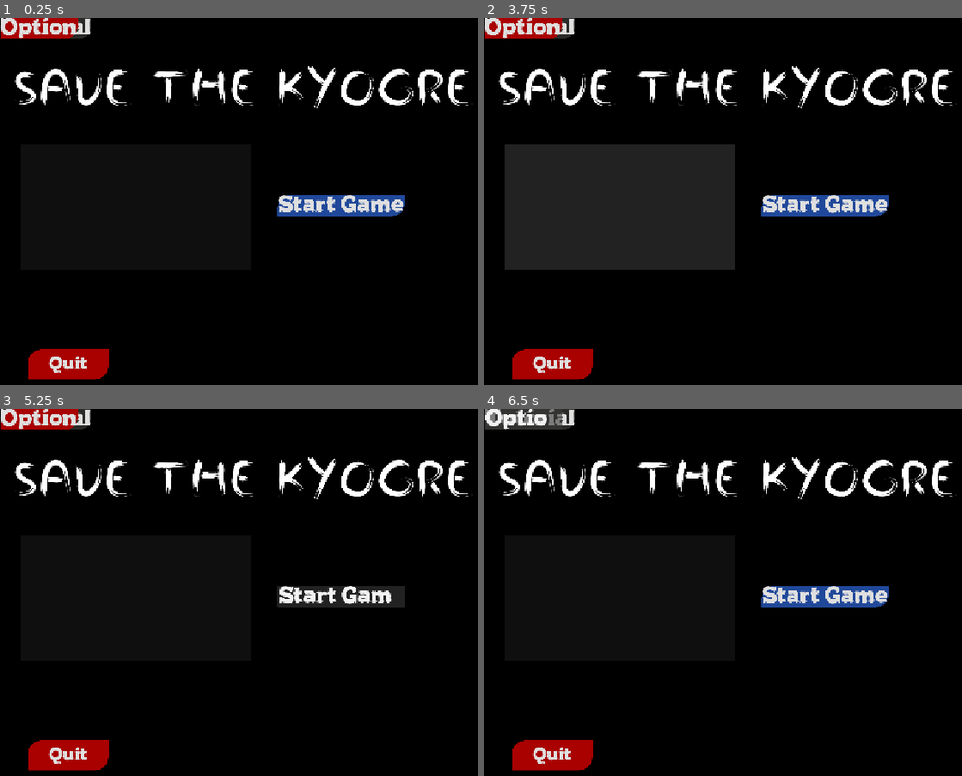
Above: before the commit, frames 1-4 (two rows, left to right).
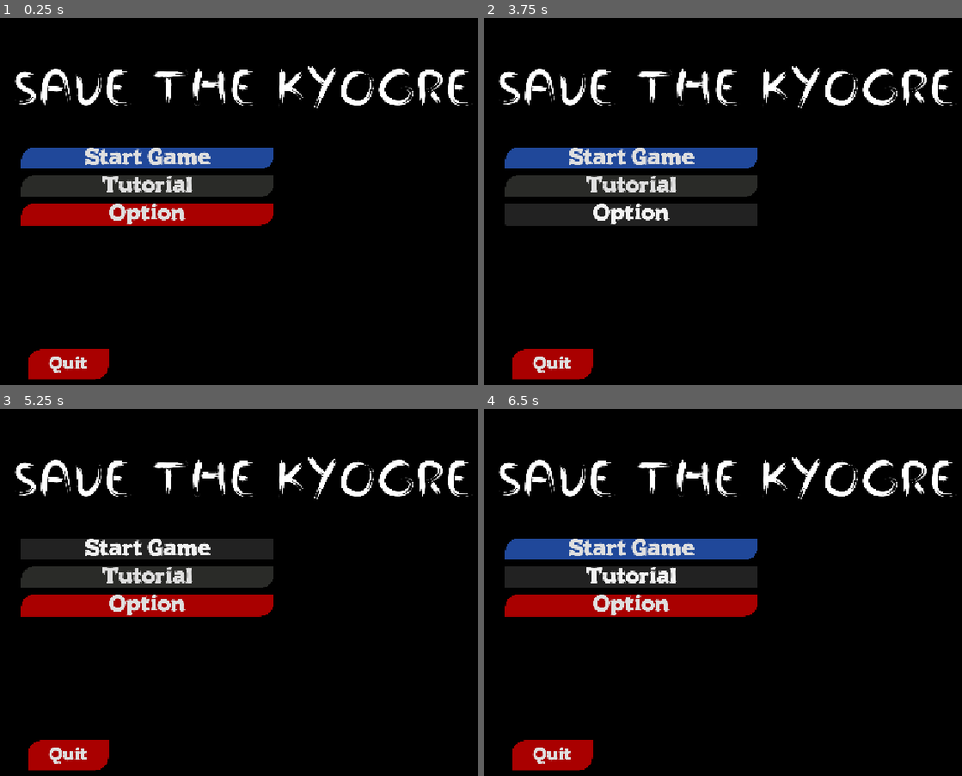
Above: after the commit, the same moments.

Repository: zeroburst04-ops/FLUIDA
Game: Godot game, scene res://Main_Menu/main_menu.tscn
The game is run twice, just before and just after one commit, with the same random seed, the same clock (stepped at 60 frames per second) and the same inputs. Video files are missing from this copy of the repository; at most half a second of black plays in their place.
Inputs (mouse positions are in pixels of both pictures, inside the frame that each line leads up to):
- Up to frame 1 (0.25 s): no input
- Up to frame 2 (3.75 s): click (617, 208) at 0.52 s; click "Option" at 1.25 s; click "Start Game" at 2 s; click "Start Game" at 2.75 s; click (617, 208) at 3.52 s
- Up to frame 3 (5.25 s): click (133, 599) at 4.27 s; click "Start Game" at 5 s
- Up to frame 4 (6.5 s): click "Tutorial" at 5.75 s

The runs differ from the first frame. In frame 1, 12% of the frame differs, in the area x 0-85%, y 0-57%; in frame 2, 15%, in the area x 0-85%, y 0-69%; in frame 3, 9.8%; in frame 4, 9.5%.

Commit message:
FIXED EVERYTHING PLS WORK

Diff:
--- a/Main_Menu/main_menu.tscn
+++ b/Main_Menu/main_menu.tscn
@@ -9,7 +9,10 @@
 [sub_resource type="Theme" id="Theme_ra02u"]
 
 [sub_resource type="StyleBoxFlat" id="StyleBoxFlat_2ytag"]
-bg_color = Color(0.12561956, 0.2825771, 0.6043385, 1)
+bg_color = Color(0.1254902, 0.28235295, 0.6039216, 1)
+border_width_left = 350
+border_width_right = 350
+border_color = Color(0.1254902, 0.28235295, 0.6039216, 1)
 border_blend = true
 corner_radius_top_left = 75
 corner_radius_bottom_right = 75
@@ -76,30 +79,22 @@
 theme_override_font_sizes/normal_font_size = 300
 text = "SAVE THE KYOGRE"
 
-[node name="Test_Button" type="Button" parent="." unique_id=2107790540]
-layout_mode = 0
-offset_left = 111.0
-offset_top = 740.0
-offset_right = 1399.0
-offset_bottom = 1476.0
-theme_override_constants/separation = 20
-
-[node name="HBoxContainer" type="HBoxContainer" parent="." unique_id=813775324]
+[node name="VBoxContainer" type="VBoxContainer" parent="." unique_id=8101889]
 layout_mode = 1
 anchors_preset = 8
 anchor_left = 0.5
 anchor_top = 0.5
 anchor_right = 0.5
 anchor_bottom = 0.5
-offset_left = -279.5
-offset_top = -48.0
-offset_right = 279.5
-offset_bottom = 48.0
+offset_left = -1783.5
+offset_top = -339.5
+offset_right = -376.5
+offset_bottom = 114.5
 grow_horizontal = 2
 grow_vertical = 2
 theme_override_constants/separation = 35
 
-[node name="Start_Button" type="Button" parent="HBoxContainer" unique_id=636712789]
+[node name="Start_Button" type="Button" parent="VBoxContainer" unique_id=636712789]
 layout_mode = 2
 size_flags_stretch_ratio = 0.0
 theme = SubResource("Theme_ra02u")
@@ -119,7 +114,7 @@
 
 "
 
-[node name="Quit_Button" type="Button" parent="VBoxContainer" unique_id=1862624043]
+[node name="Quit_Button2" type="Button" parent="VBoxContainer" unique_id=1862624043]
 layout_mode = 2
 theme_override_fonts/font = ExtResource("3_2jvup")
 theme_override_font_sizes/font_size = 128
@@ -146,7 +141,3 @@
 stream = ExtResource("5_ra02u")
 volume_db = 0.981
 autoplay = true
-
-[connection signal="pressed" from="VBoxContainer/Start_Button" to="." method="_on_start_button_pressed"]
-[connection signal="pressed" from="VBoxContainer/Tutorial_Button" to="." method="_on_tutorial_button_pressed"]
-[connection signal="pressed" from="VBoxContainer/Quit_Button" to="." method="_on_quit_button_pressed"]
Not shown: 1 places in Main_Menu/main_menu.tscn that only renumber resources
